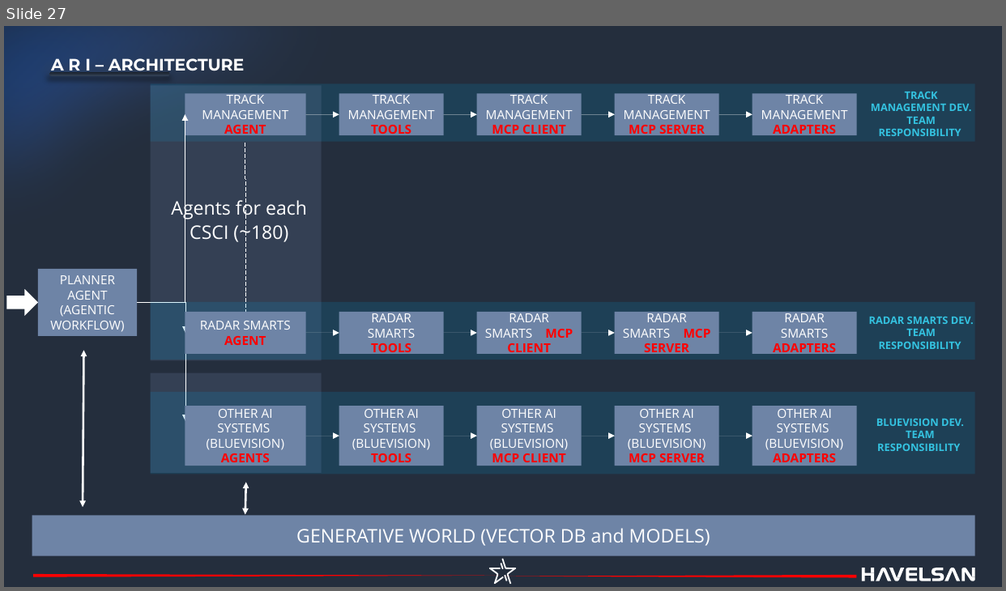
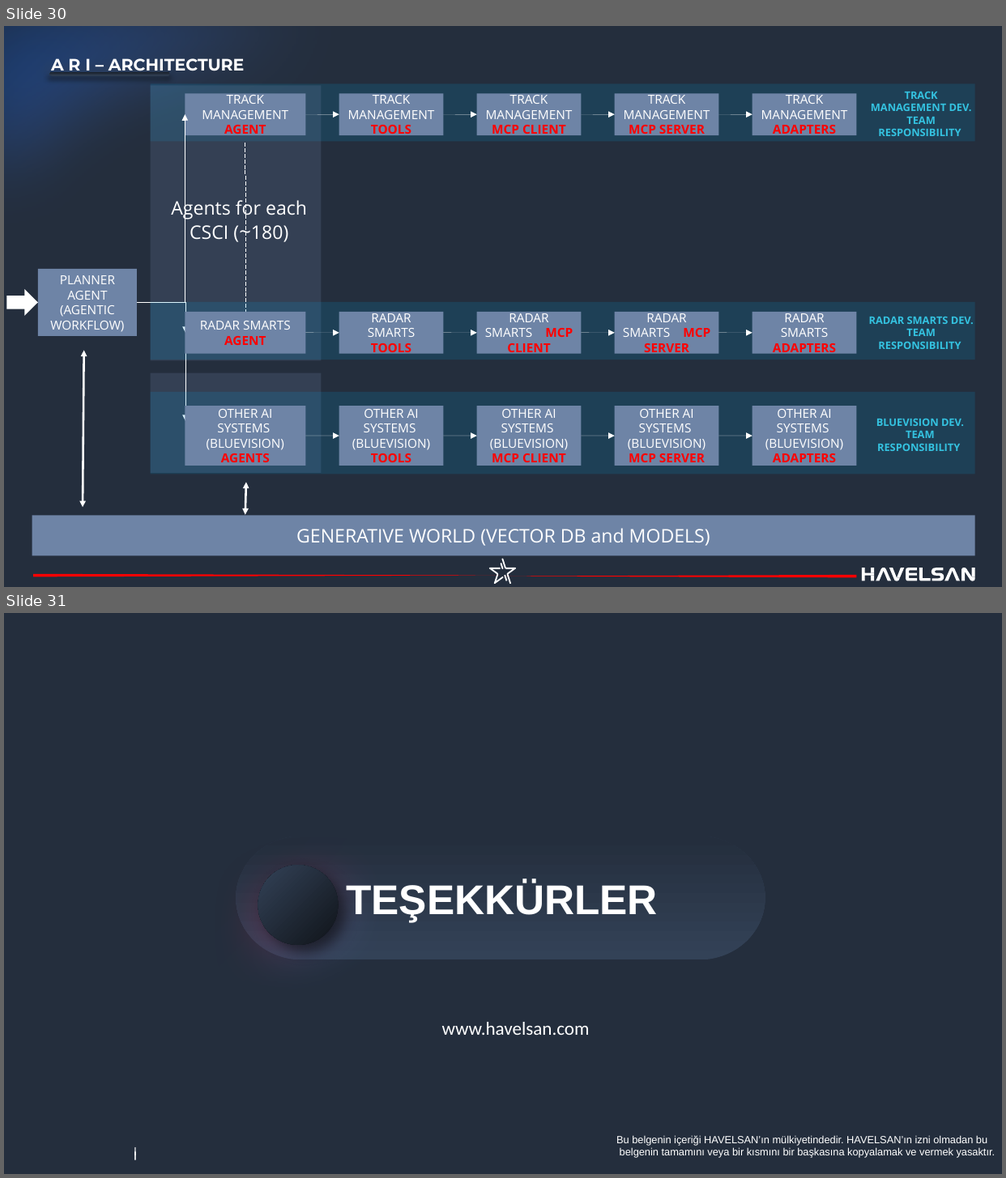
Before and after one commit to havelsan/YZ_EGITIM, a slide deck: presentations/01.Day_1_—_Core_AI_and_Machine_Learning_Foundations_Engineer-Oriented.pptx. Shown one above the other, each under a label of ours: slide 27 before the commit, slides 30 and 31 after it. The pictures are 1006x591 and 1006x1178 pixels, drawn with LibreOffice and Linux fonts; fonts in the diff are those of the drawing; background and template pictures are left out. Boxes give left, top, right and bottom in pixels: in the first picture for what was removed or moved away, otherwise in the second. Text is boxed around its words. In the diff, an @@ line names an element or a change of style, - is before the commit and + after.

```diff
--- a/presentations/01.Day_1_—_Core_AI_and_Machine_Learning_Foundations_Engineer-Oriented.pptx
+++ b/presentations/01.Day_1_—_Core_AI_and_Machine_Learning_Foundations_Engineer-Oriented.pptx
@@ slide 31 added at (4,613,1002,1174), background #242E3D @@
@@ rectangle added at (927,634,982,674), fill #242E3D @@
@@ ellipse added at (947,636,974,663), fill #10141A @@
@@ page number added at (923,639,1001,663), 12 pt, text #FFFFFF, bold @@
+31
@@ freeform shape added at (203,825,403,1038), fill gradient #566EAA to #9E1231 to #242E3D @@
@@ freeform shape added at (236,836,765,960), fill gradient #334257 to #242E3D @@
@@ ellipse added at (258,865,338,945), fill gradient #10141A to #334257 @@
@@ text added at (346,881,658,922), 40 pt, text #FFFFFF, bold @@
+TEŞEKKÜRLER
@@ text added at (442,1022,590,1035), 18 pt, text #FFFFFF @@
+www.havelsan.com
@@ text added at (134,1146,137,1167), 11 pt, text #FFFFFF @@
+I
@@ text added at (616,1135,995,1158), 10 pt, text #FFFFFF @@
+Bu belgenin içeriği HAVELSAN’ın mülkiyetindedir. HAVELSAN’ın izni olmadan bu
+belgenin tamamını veya bir kısmını bir başkasına kopyalamak ve vermek yasaktır.
@@ text added at (134,1148,137,1160), 11 pt, text #FFFFFF @@
+I
@@ text added at (134,1148,137,1161), 11 pt, text #FFFFFF @@
+I
@@ what was slide 27 is now slide 30 @@
@@ slide 30 changed as well @@
@@ outline redrawn in 3 elements at (4,26,856,463), (33,574,501,578), (504,575,857,578) @@
```
Also in this commit, not shown: 25 other slides changed, 4 other slides added, 2 slides removed, 4 other files.
